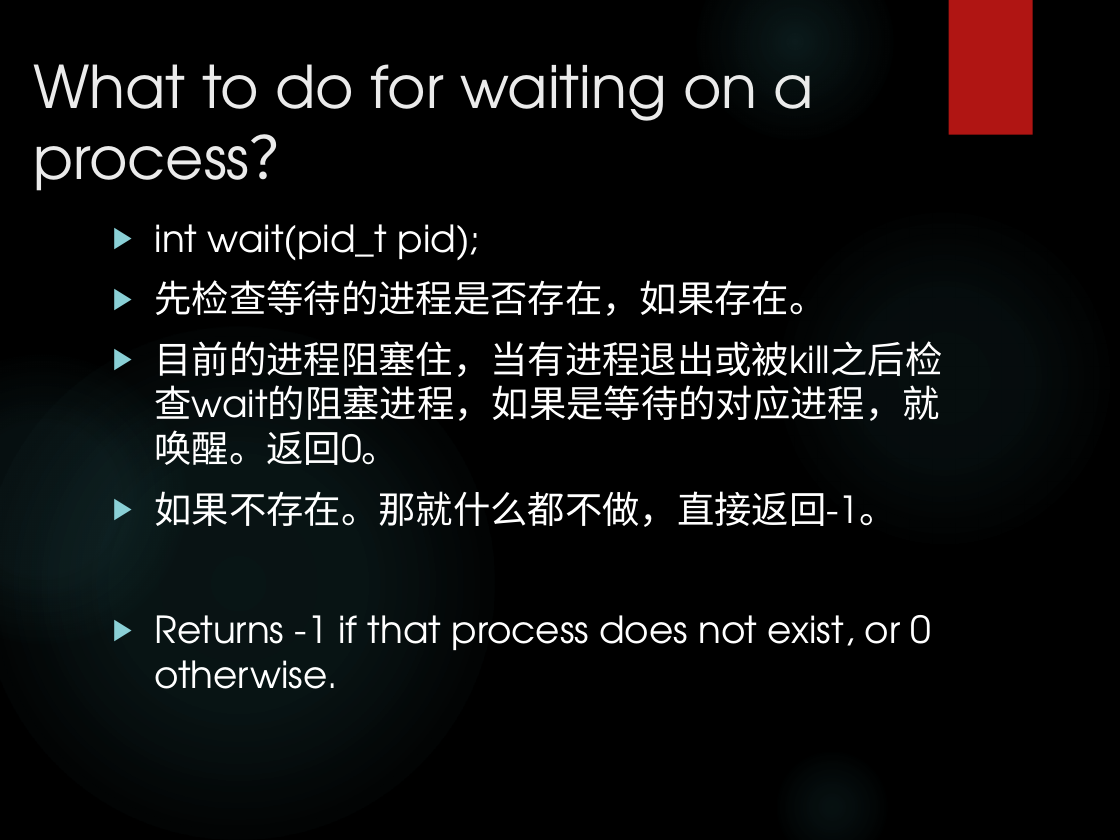
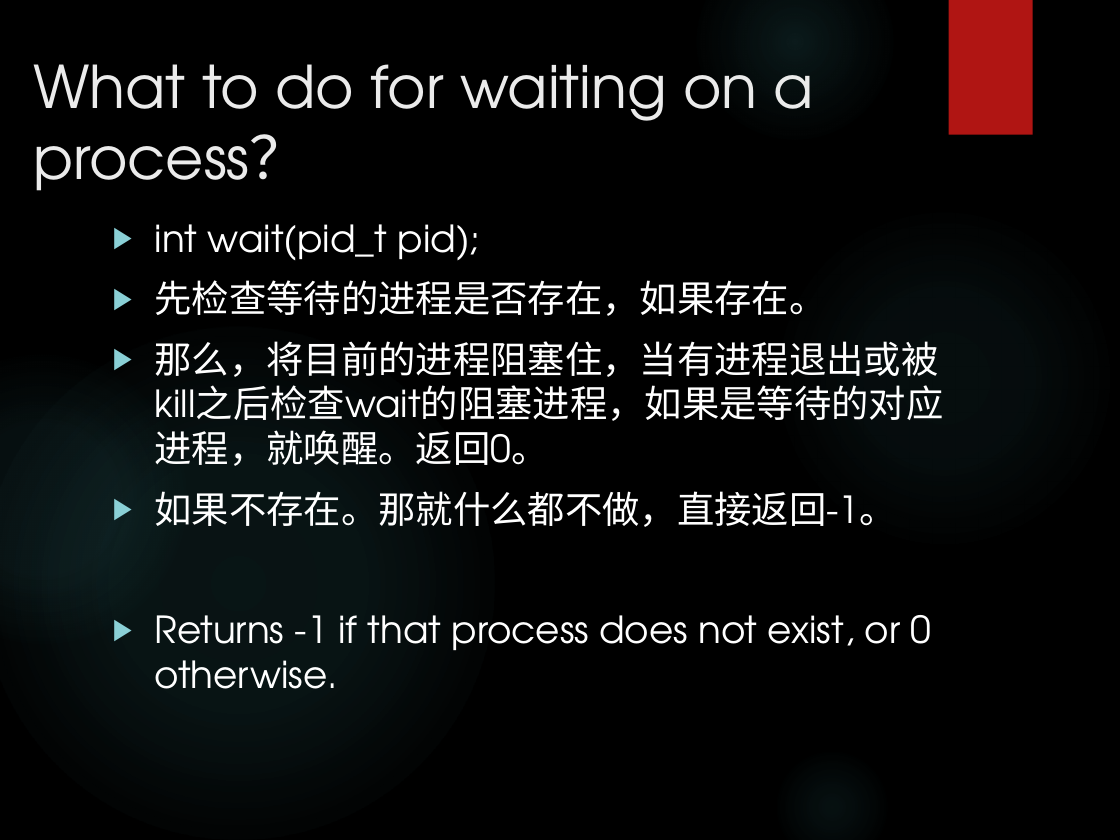
Before and after one commit to dalek-who/MyLearning, a slide deck: slide 4 of Operating system/project4-IPC-and-process-management/P4DesignReview.pptx. Drawn at 1120x840 pixels with LibreOffice and Linux fonts; fonts in the diff are those of the drawing; background and template pictures are left out. Boxes give left, top, right and bottom in pixels: in the first picture for what was removed or moved away, otherwise in the second. Text is boxed around its words. In the diff, an @@ line names an element or a change of style, - is before the commit and + after.

```diff
--- a/Operating system/project4-IPC-and-process-management/P4DesignReview.pptx
+++ b/Operating system/project4-IPC-and-process-management/P4DesignReview.pptx
@@ text at <box>155,341,944,466</box>: text changed @@
-▶ 目前的进程阻塞住，当有进程退出或被kill之后检查wait的阻塞进程，如果是等待的对应进程，就唤醒。返回0。
+▶ 那么，将目前的进程阻塞住，当有进程退出或被kill之后检查wait的阻塞进程，如果是等待的对应进程，就唤醒。返回0。
```
Also in this commit, not shown: 4 other slides changed, 1 other file.
